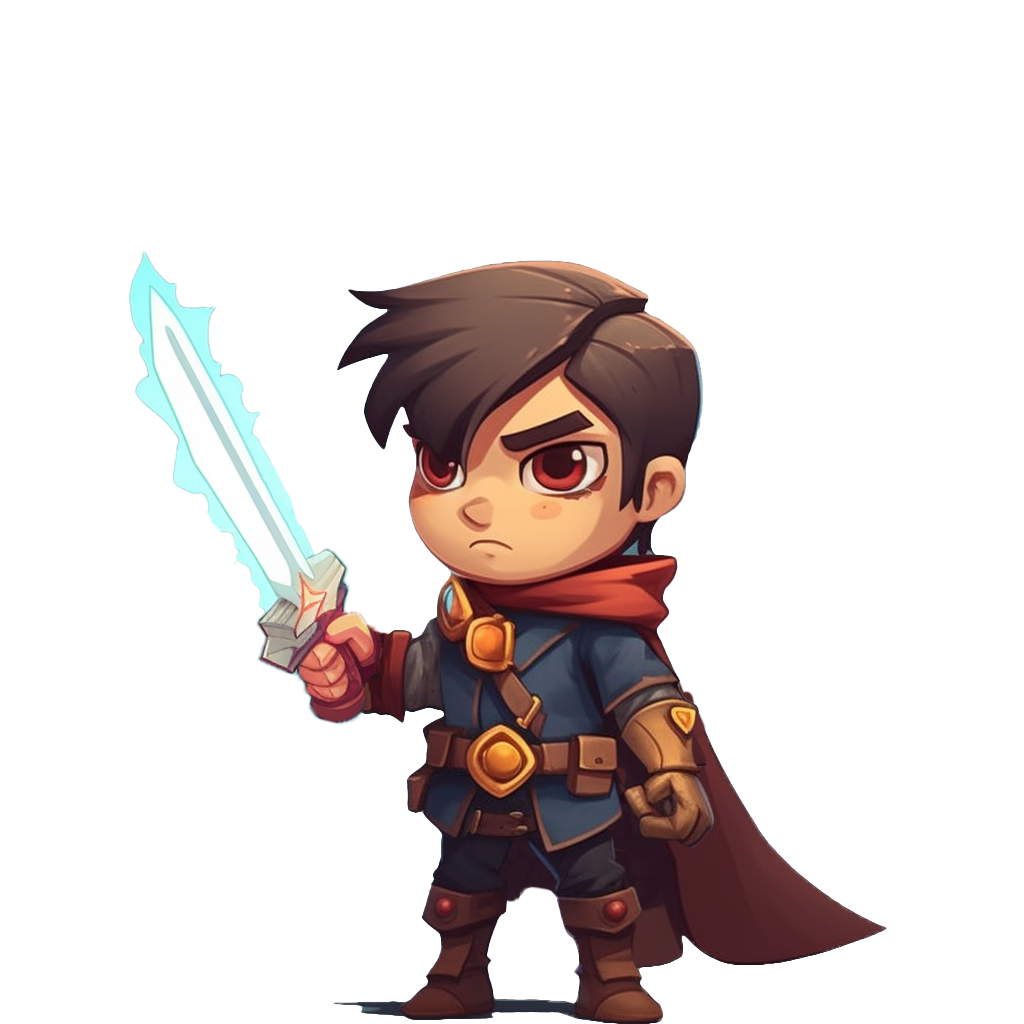
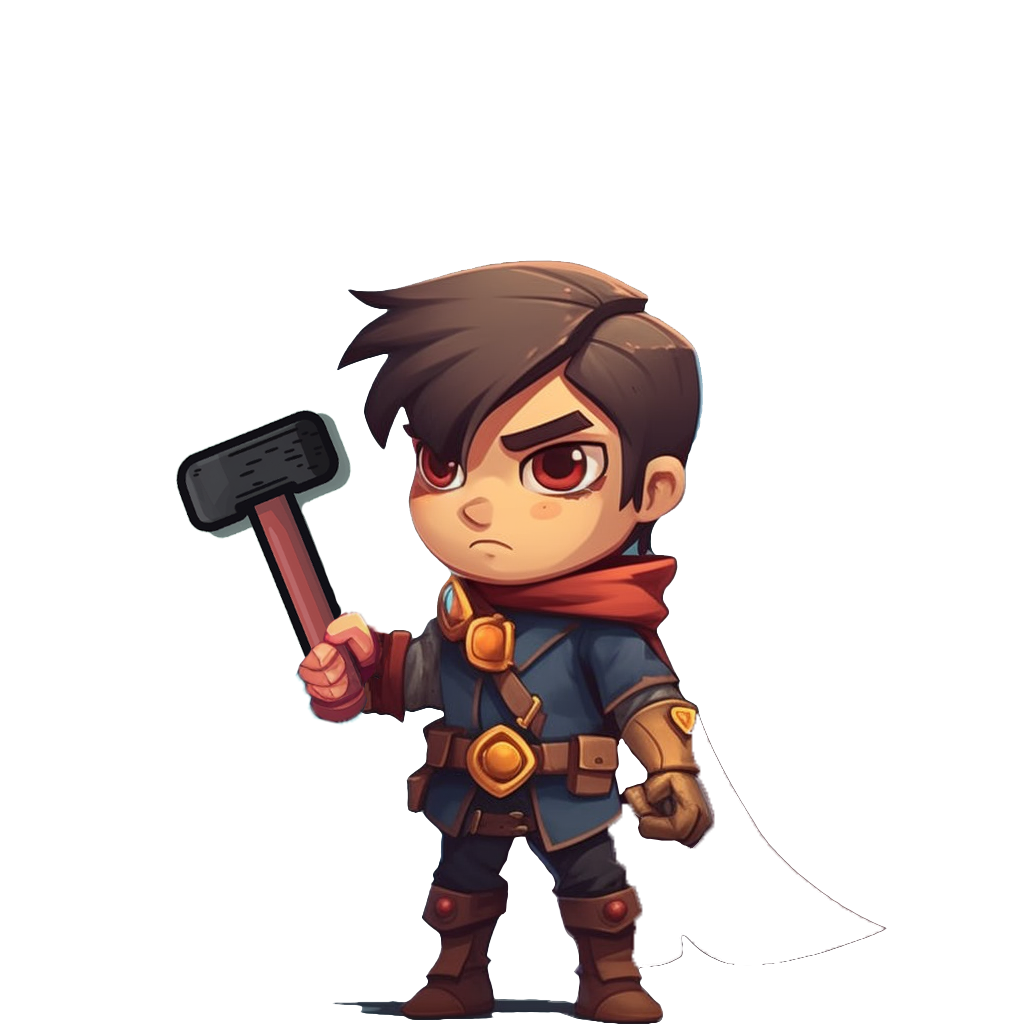
Layer changes from the first (1024, 1024) image to the second:
added layer "hammer_icon" above "Hero_1_sword" over [175, 409, 363, 704]
painted on "Hero_1_sword", masked it over [128, 251, 381, 714]
hid "Ebene 1 Kopie" over [254, 277, 887, 1020]
